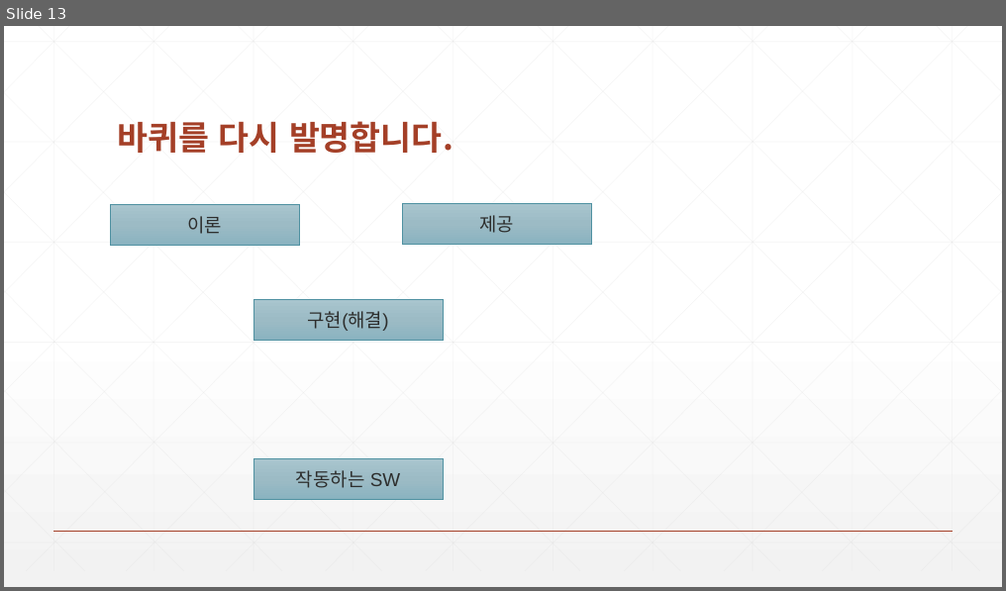
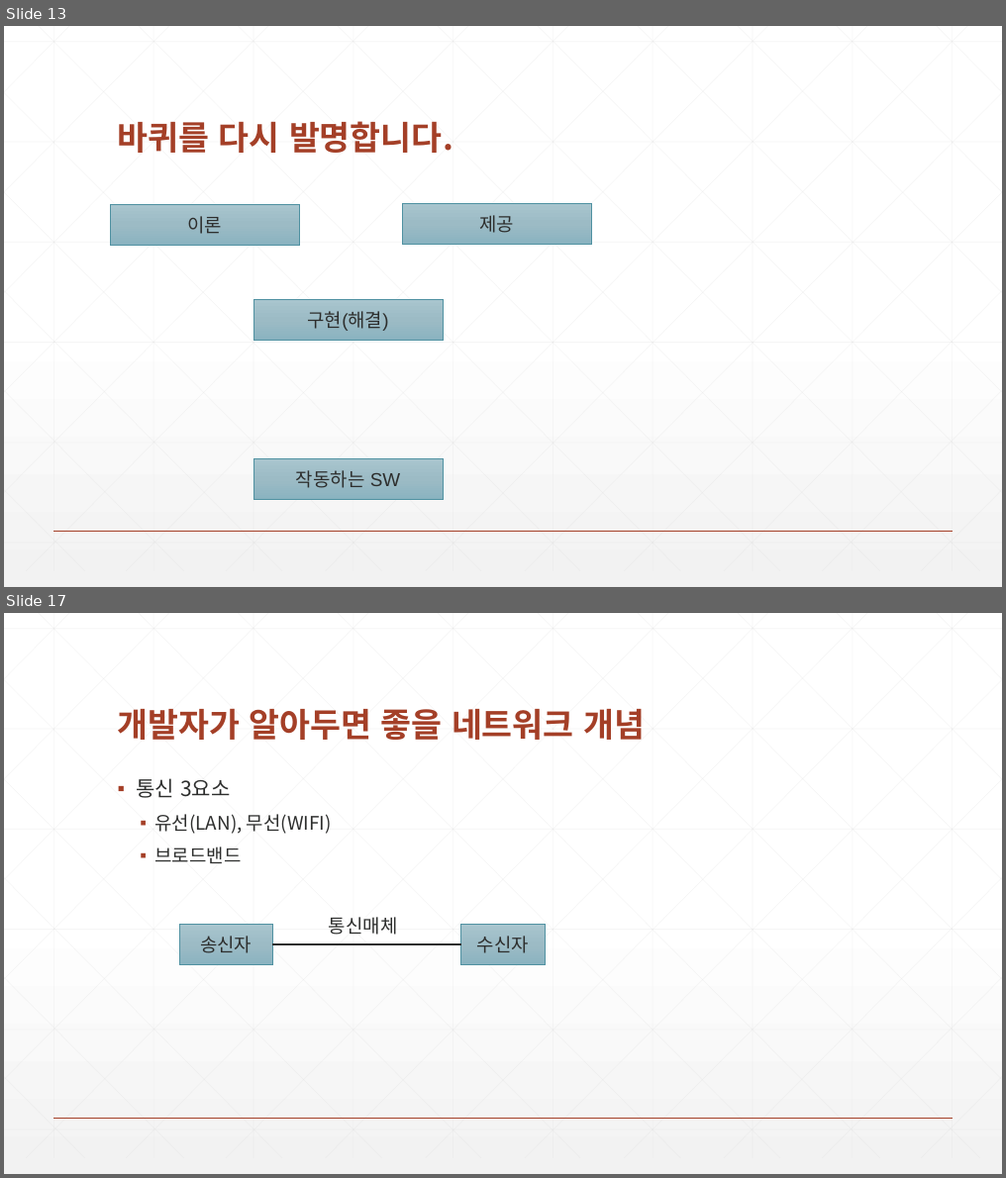
Before and after one commit to zeroshift01/code5, a slide deck: inflearn01/doc/교재.pptx. Shown one above the other, each under a label of ours: slide 13 before the commit, slides 13 and 17 after it; the slides between them are not shown. The pictures are 1006x591 and 1006x1178 pixels, drawn with LibreOffice and Linux fonts; fonts in the diff are those of the drawing. Boxes give left, top, right and bottom in pixels: in the first picture for what was removed or moved away, otherwise in the second. Text is boxed around its words. In the diff, an @@ line names an element or a change of style, - is before the commit and + after.

```diff
--- a/inflearn01/doc/교재.pptx
+++ b/inflearn01/doc/교재.pptx
@@ slide 17 added at <box>4,613,1002,1174</box>, background gradient #FFFFFF to #F2F2F2; not listed: 47 template elements that a slide beside it also shows @@
@@ title added at <box>118,708,645,740</box>, 32 pt, text #A43F27, bold @@
+개발자가 알아두면 좋을 네트워크 개념
@@ text added at <box>137,778,332,863</box>, 18 pt, text #2D2E2D @@
+▪ 통신 3요소
+  ▪ 유선(LAN), 무선(WIFI)
+  ▪ 브로드밴드
@@ rectangle added at <box>179,925,272,964</box>, fill gradient #A9C6CF to #9CBCC6 to #8AB4C0, outline #4F91A1 0.5 pt, 18 pt, text #2D2E2D @@
+송신자
@@ text added at <box>329,917,398,935</box>, 18 pt, text #2D2E2D @@
+통신매체
@@ rectangle added at <box>461,925,546,964</box>, fill gradient #A9C6CF to #9CBCC6 to #8AB4C0, outline #4F91A1 0.5 pt, 18 pt, text #2D2E2D @@
+수신자
@@ line added from (272, 945) to (461, 945), #2D2E2D 1.5 pt @@
```
Also in this commit, not shown: 7 other slides added, 6 other files.
